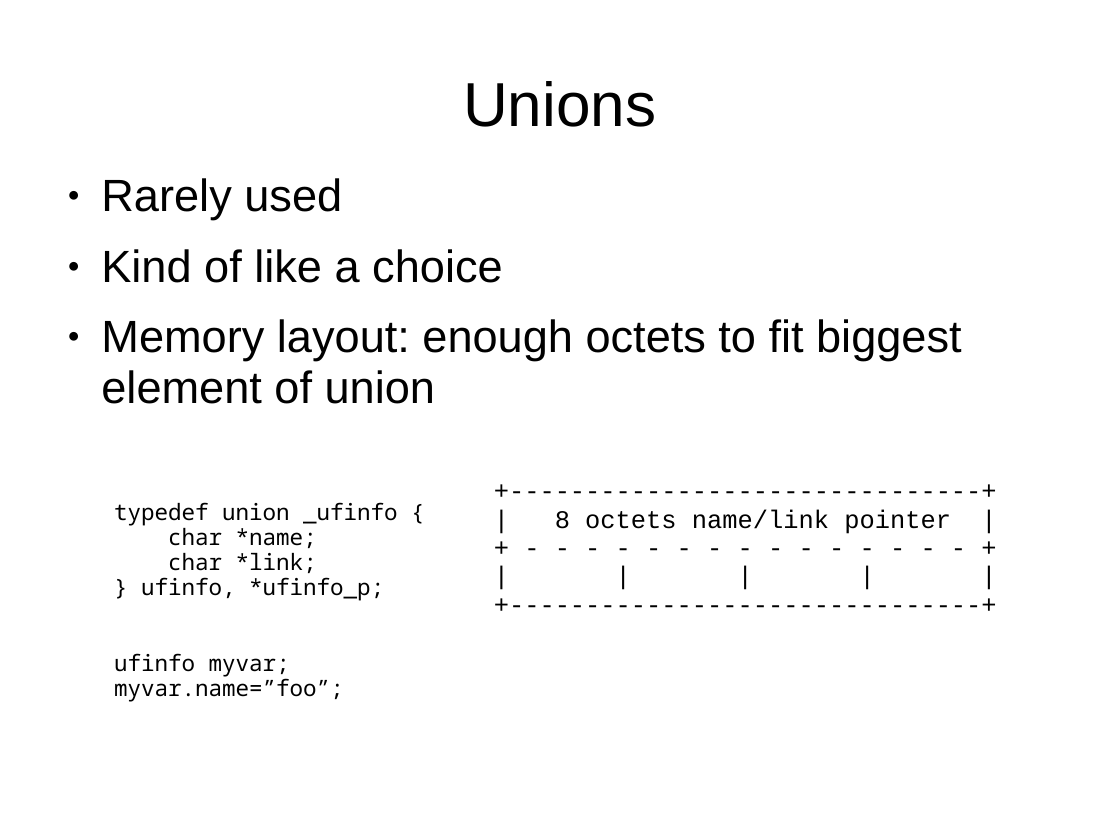
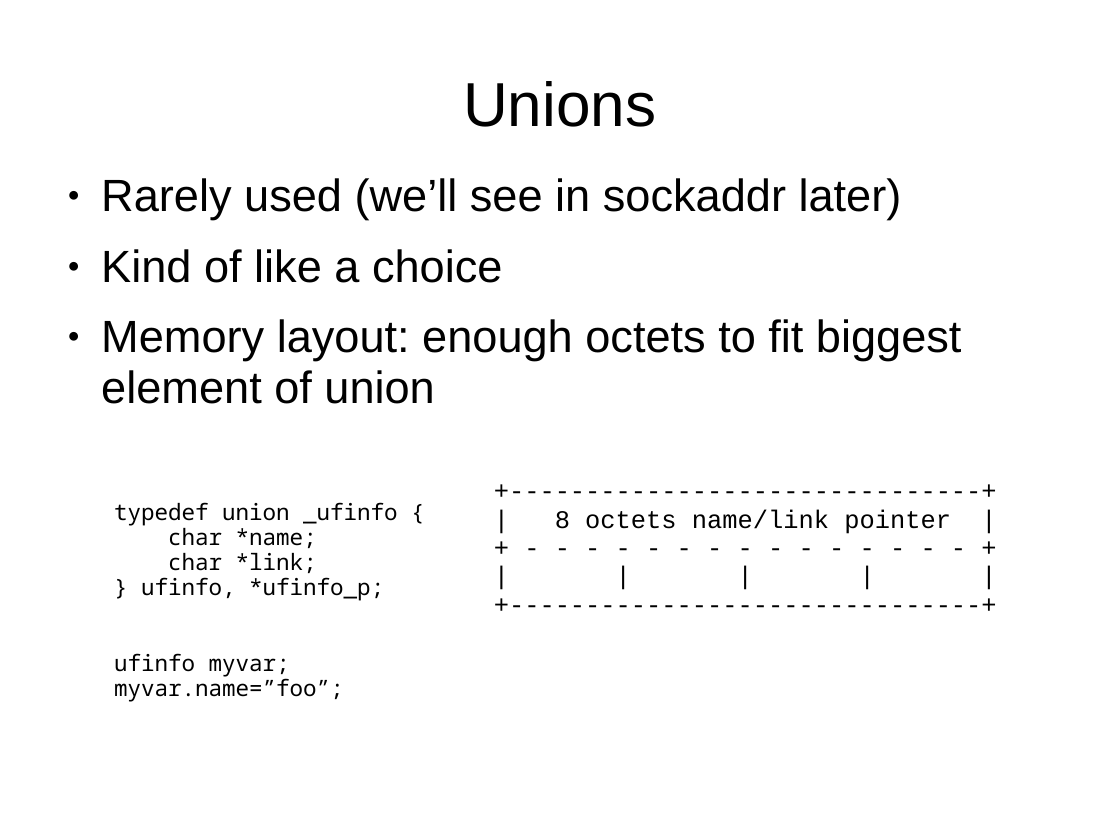
Before and after one commit to sftcd/cs2014, a slide deck: slide 8 of lectures/structures.ppt. Drawn at 1120x840 pixels with LibreOffice and Linux fonts; fonts in the diff are those of the drawing. Boxes give left, top, right and bottom in pixels: in the first picture for what was removed or moved away, otherwise in the second. Text is boxed around its words. In the diff, an @@ line names an element or a change of style, - is before the commit and + after.

```diff
--- a/lectures/structures.ppt
+++ b/lectures/structures.ppt
@@ text at (101, 178, 902, 220): text changed @@
-● Rarely used
+● Rarely used (we’ll see in sockaddr later)
```
Also in this commit, not shown: 1 other slide changed, 3 other files.
